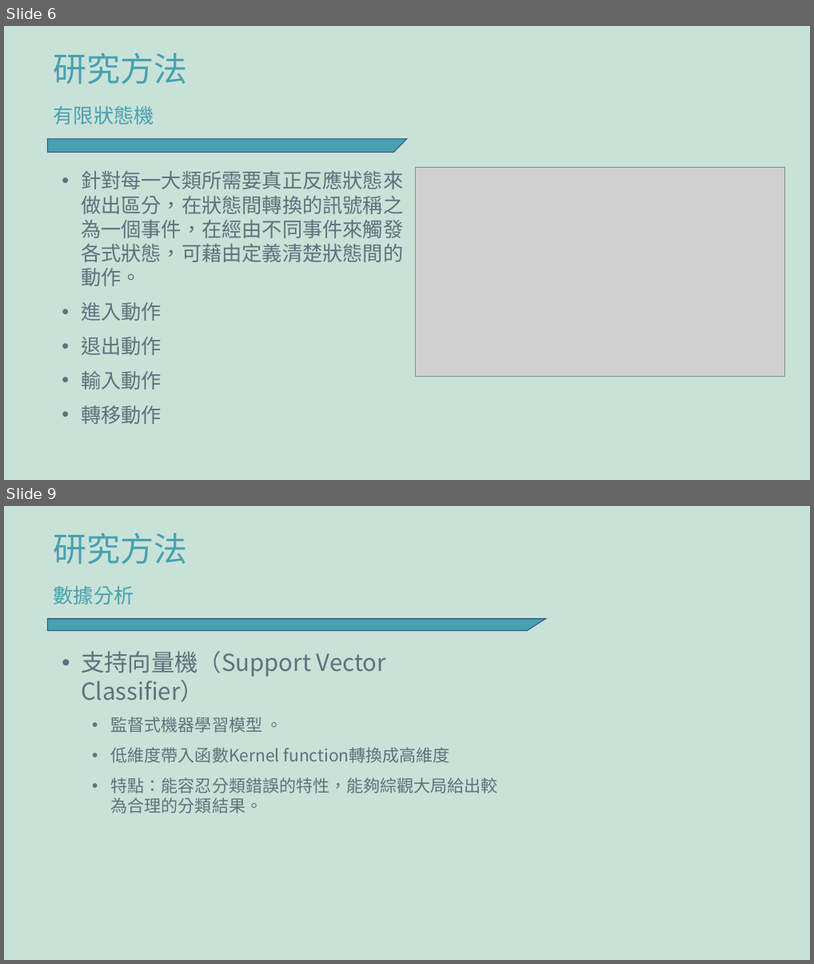
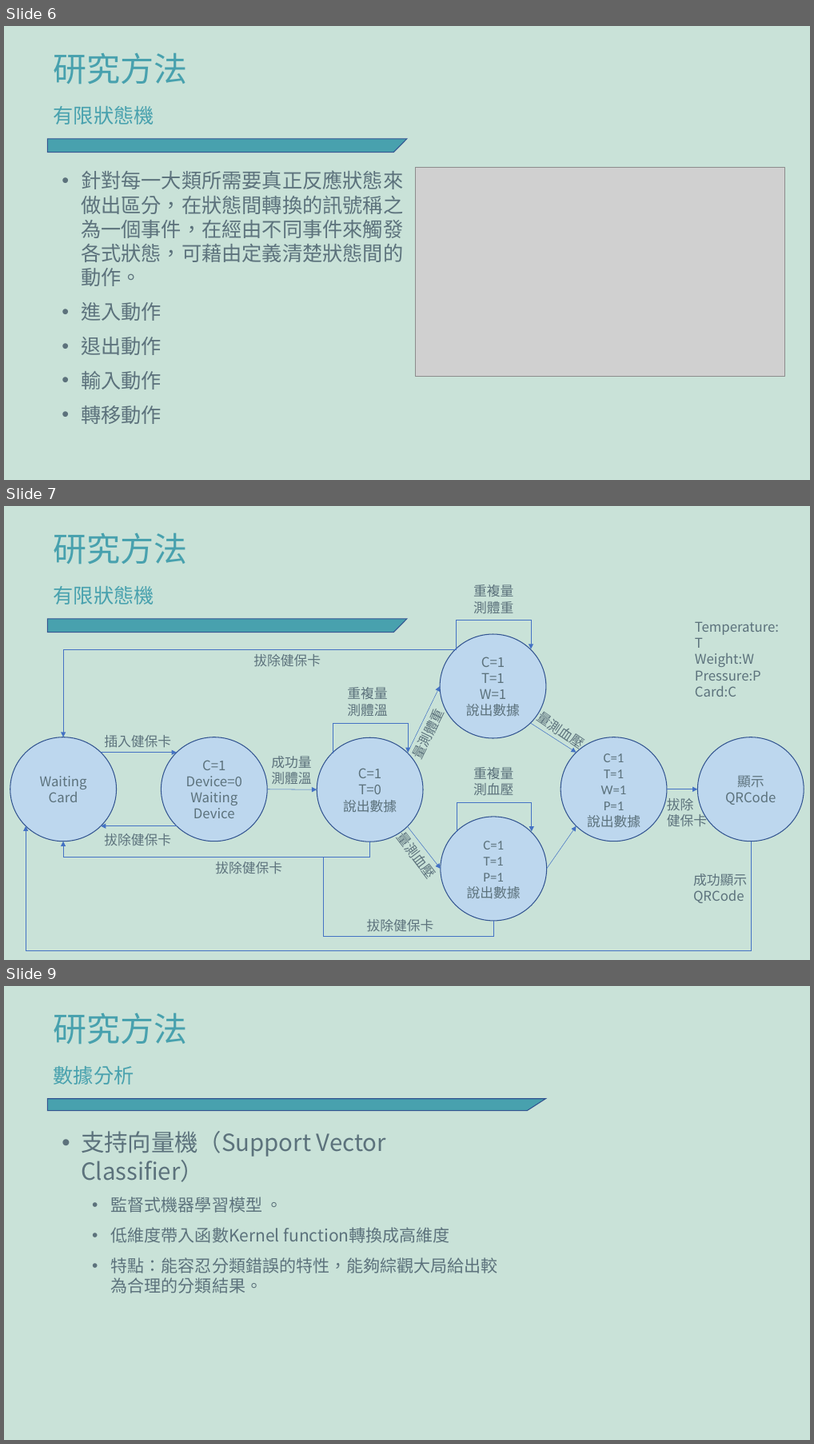
Before and after one commit to LEE-ZongYing/AIOT-vital-signs-measuring-and-analyzing-system, a slide deck: 計劃書、簡報/專題報告0421.pptx. Shown one above the other, each under a label of ours: slides 6 and 9 before the commit, slides 6, 7 and 9 after it; the slides between them are not shown. The pictures are 814x964 and 814x1444 pixels, drawn with LibreOffice and Linux fonts; fonts in the diff are those of the drawing; grey boxes stand for pictures. Boxes give left, top, right and bottom in pixels: in the first picture for what was removed or moved away, otherwise in the second. Text is boxed around its words. In the diff, an @@ line names an element or a change of style, - is before the commit and + after.

```diff
--- a/計劃書、簡報/專題報告0421.pptx
+++ b/計劃書、簡報/專題報告0421.pptx
@@ slide 7 added at (x1=4, y1=506, x2=810, y2=960), background #78B89F at 40% opacity @@
@@ text added at (x1=54, y1=533, x2=188, y2=564), 40 pt, text #48A1AE @@
+研究方法
@@ text added at (x1=54, y1=586, x2=154, y2=604), 24 pt, text #48A1AE @@
+有限狀態機
@@ freeform shape added at (x1=47, y1=619, x2=407, y2=632), fill #48A1AE, outline #325491 1 pt @@
@@ group added at (x1=10, y1=584, x2=804, y2=950): 15 texts, 8 arrows, 7 ellipses, 6 elbow arrows, 1 elbow line @@
+C=1
+Device=0
+Waiting
+Device
+顯示QRCode
+C=1
+T=1
+W=1
+P=1
+說出數據
+C=1
+T=1
+P=1
+說出數據
+C=1
+T=1
+W=1
+說出數據
+C=1
+T=0
+說出數據
+Waiting
+Card
+插入健保卡
+拔除健保卡
+成功量
+測體溫
+拔除健保卡
+重複量
+測體溫
+量測體重
+量測血壓
+重複量
+測體重
+重複量
+測血壓
+拔除健保卡
+拔除健保卡
+量測血壓
+拔除
+健保卡
+成功顯示QRCode
+Temperature:T
+Weight:W
+Pressure:P
+Card:C
```
Also in this commit, not shown: 1 slide changed, 1 slide removed.
